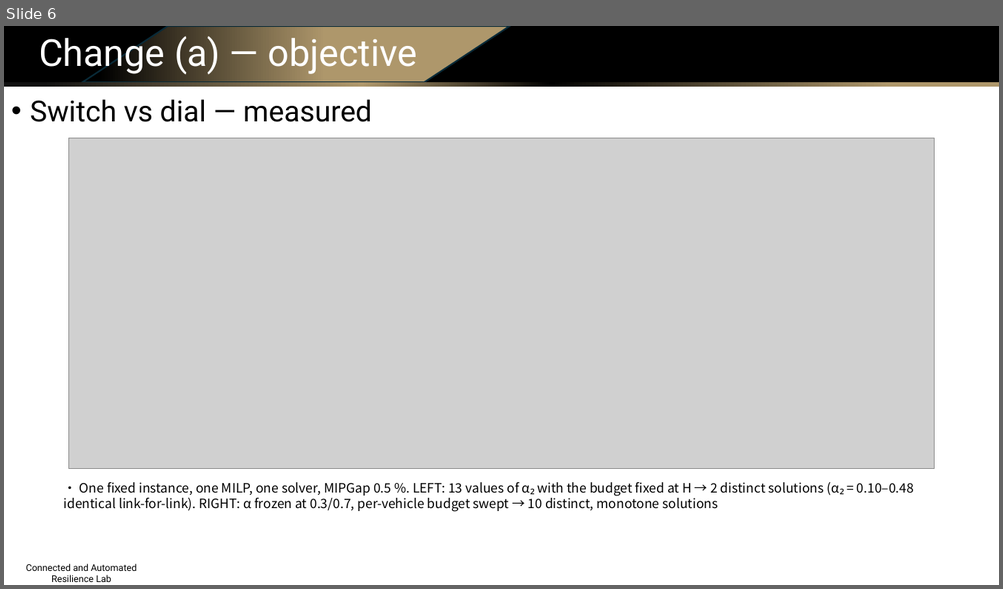
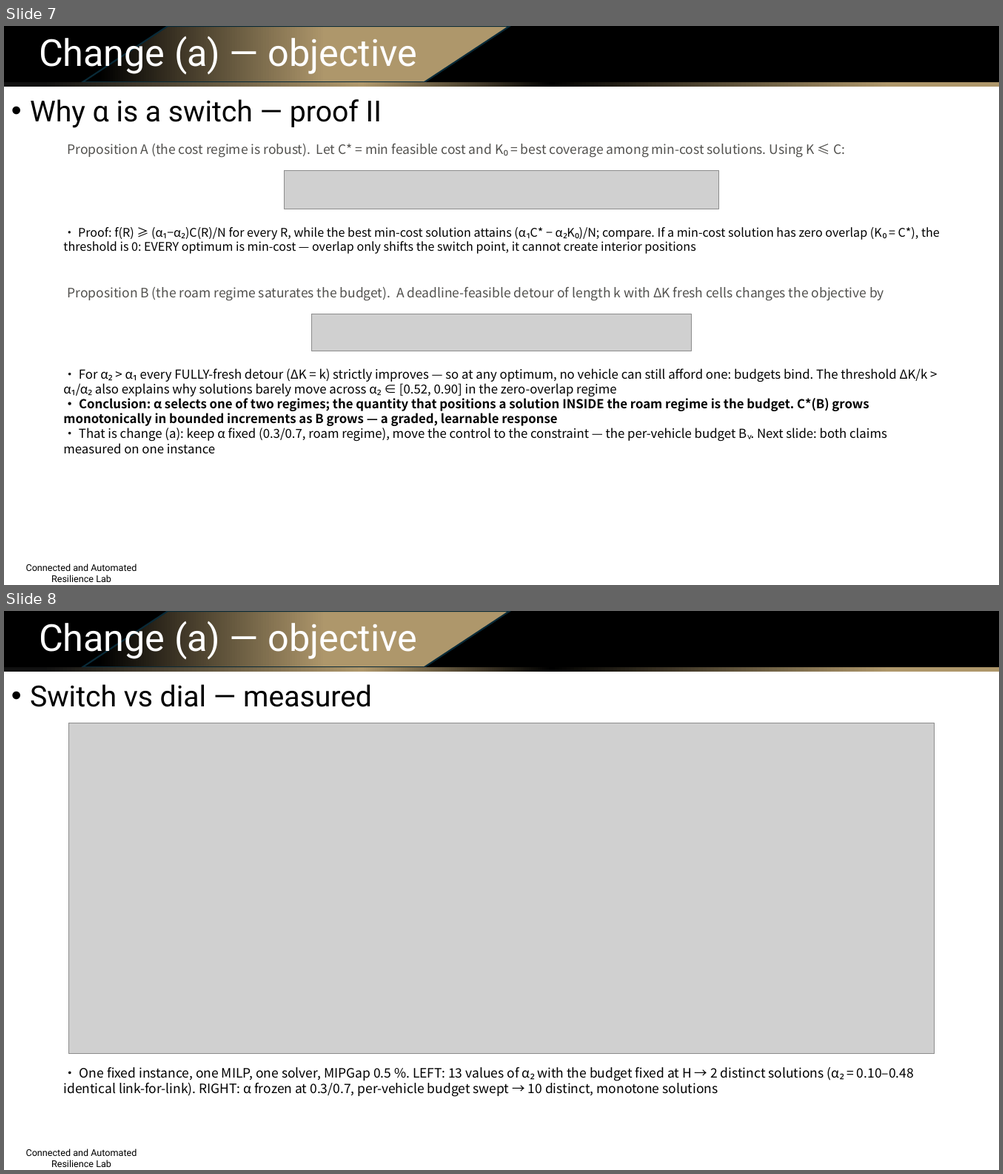
Before and after one commit to Dylan-Wyl10/RoboSense, a slide deck: experiments/20260804-budget-conditioning/ppt/sensing_routing_method_and_results.pptx. Shown one above the other, each under a label of ours: slide 6 before the commit, slides 7 and 8 after it. The pictures are 1003x589 and 1003x1174 pixels, drawn with LibreOffice and Linux fonts; fonts in the diff are those of the drawing; grey boxes stand for pictures; background and template pictures are left out. Boxes give left, top, right and bottom in pixels: in the first picture for what was removed or moved away, otherwise in the second. Text is boxed around its words. In the diff, an @@ line names an element or a change of style, - is before the commit and + after.

Commit message:
deck v2 (21 slides): budget-assignment algorithm slide, before/after objectives, rigorous alpha-switch proofs (rendered equations), literature matrix+takeaway, split training/generation pipelines, native editable architecture diagrams (elbow connectors)

```diff
--- a/experiments/20260804-budget-conditioning/ppt/sensing_routing_method_and_results.pptx
+++ b/experiments/20260804-budget-conditioning/ppt/sensing_routing_method_and_results.pptx
@@ slide 7 added at bbox=[4, 26, 999, 585], background #FFFFFF; not listed: 4 template elements that a slide beside it also shows @@
@@ text added at bbox=[39, 32, 418, 75], 36 pt, text #FFFFFF @@
+Change (a) — objective
@@ text added at bbox=[30, 99, 381, 128], 28 pt, text #000000 @@
+• Why α is a switch — proof II
@@ text added at bbox=[67, 144, 845, 158], 12.5 pt, text #52514E @@
+Proposition A (the cost regime is robust). Let C* = min feasible cost and K₀ = best coverage among min-cost solutions. Using K ≤ C:
@@ picture added at bbox=[284, 171, 719, 210] @@
@@ text added at bbox=[63, 227, 939, 254], 11.5 pt, text #000000 @@
+• Proof: f(R) ≥ (α₁−α₂)C(R)/N for every R, while the best min-cost solution attains (α₁C* − α₂K₀)/N; compare. If a min-cost solution has zero overlap (K₀ = C*), the threshold is 0: EVERY optimum is min-cost — overlap only shifts the switch point, it cannot create interior positions
@@ text added at bbox=[67, 287, 884, 301], 12.5 pt, text #52514E @@
+Proposition B (the roam regime saturates the budget). A deadline-feasible detour of length k with ΔK fresh cells changes the objective by
@@ picture added at bbox=[311, 314, 692, 352] @@
@@ text added at bbox=[63, 369, 928, 442], 12 pt, text #000000 @@
+• For α₂ > α₁ every FULLY-fresh detour (ΔK = k) strictly improves — so at any optimum, no vehicle can still afford one: budgets bind. The threshold ΔK/k > α₁/α₂ also explains why solutions barely move across α₂ ∈ [0.52, 0.90] in the zero-overlap regime
+• Conclusion: α selects one of two regimes; the quantity that positions a solution INSIDE the roam regime is the budget. C*(B) grows monotonically in bounded increments as B grows — a graded, learnable response
+• That is change (a): keep α fixed (0.3/0.7, roam regime), move the control to the constraint — the per-vehicle budget Bᵥ. Next slide: both claims measured on one instance
@@ what was slide 6 is now slide 8 @@
```
Also in this commit, not shown: 6 slides changed, 10 other slides added, 5 slides removed, 13 other files.
